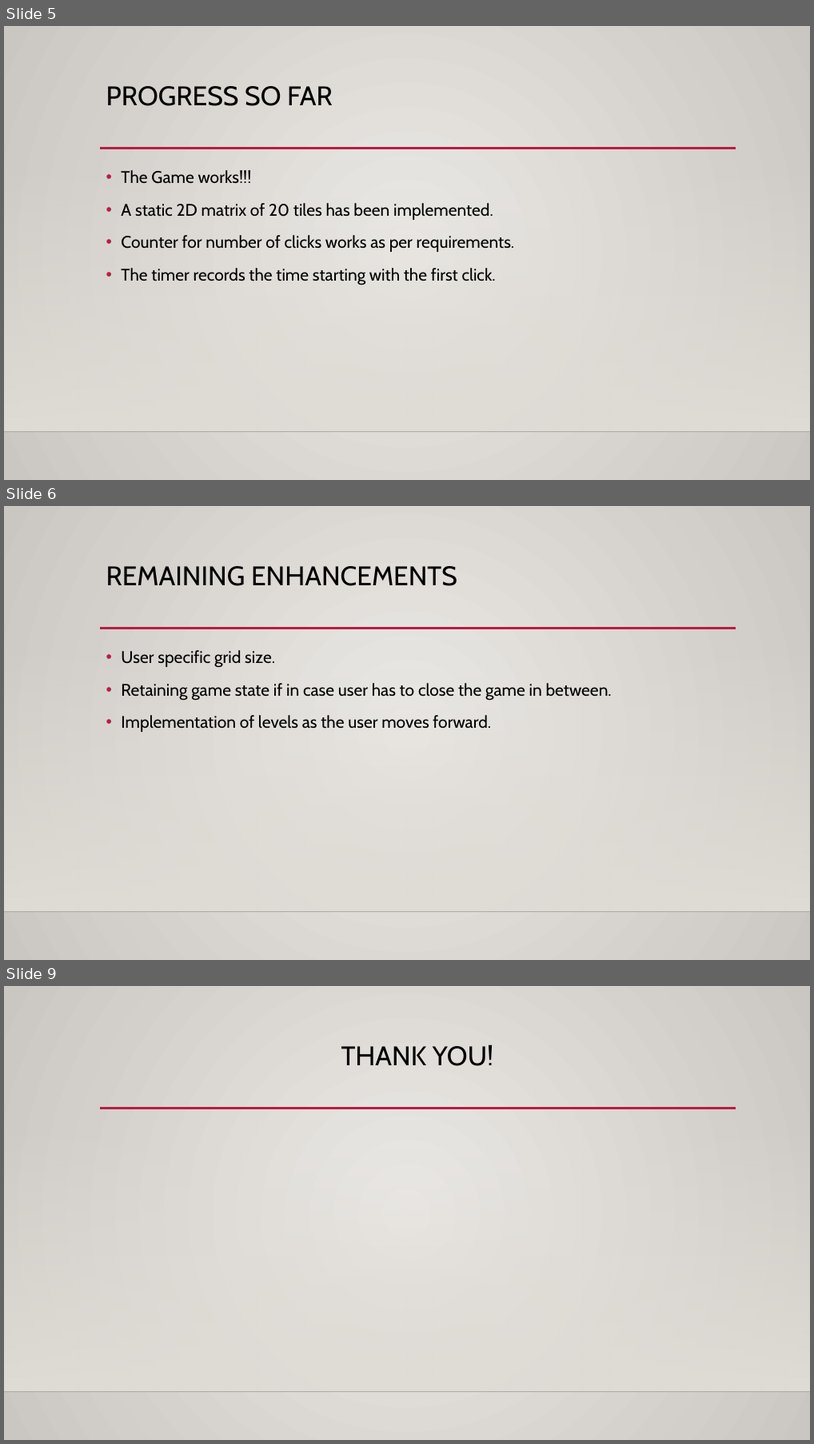
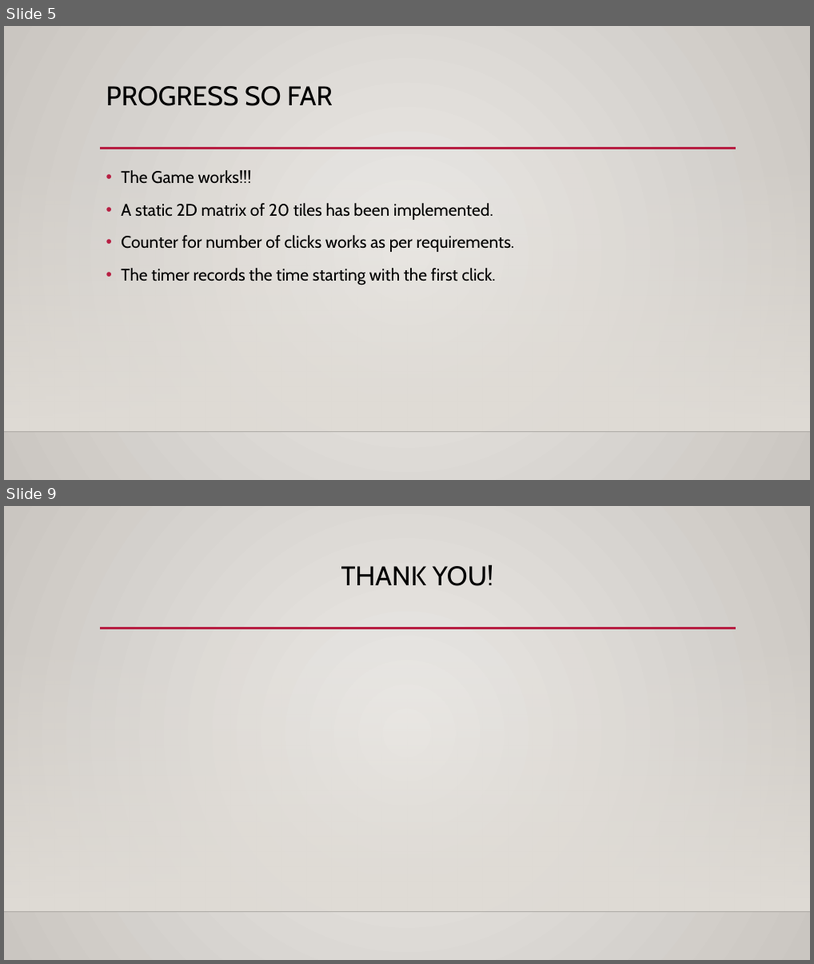
Before and after one commit to saurabhkpathak/CS7059-Tiles, a slide deck: Tiles - Presentation 2.pptx. Shown one above the other, each under a label of ours: slides 5, 6 and 9 before the commit, slides 5 and 9 after it; the slides between them are not shown. The pictures are 814x1444 and 814x964 pixels, drawn with LibreOffice and Linux fonts; fonts in the diff are those of the drawing; background and template pictures are left out. Boxes give left, top, right and bottom in pixels: in the first picture for what was removed or moved away, otherwise in the second. Text is boxed around its words. In the diff, an @@ line names an element or a change of style, - is before the commit and + after.

```diff
--- a/Tiles - Presentation 2.pptx
+++ b/Tiles - Presentation 2.pptx
@@ slide 6 removed at <box>4,506,810,960</box>, background gradient #ECEAE7 to #CAC7C1; not listed: 3 template elements that a slide beside it also shows @@
@@ title removed at <box>106,566,458,586</box> @@
-REMAINING ENHANCEMENTS
@@ text removed at <box>121,650,612,732</box> @@
-• User specific grid size.
-• Retaining game state if in case user has to close the game in between.
-• Implementation of levels as the user moves forward.
```
Also in this commit, not shown: 4 slides changed, 1 slide added.
